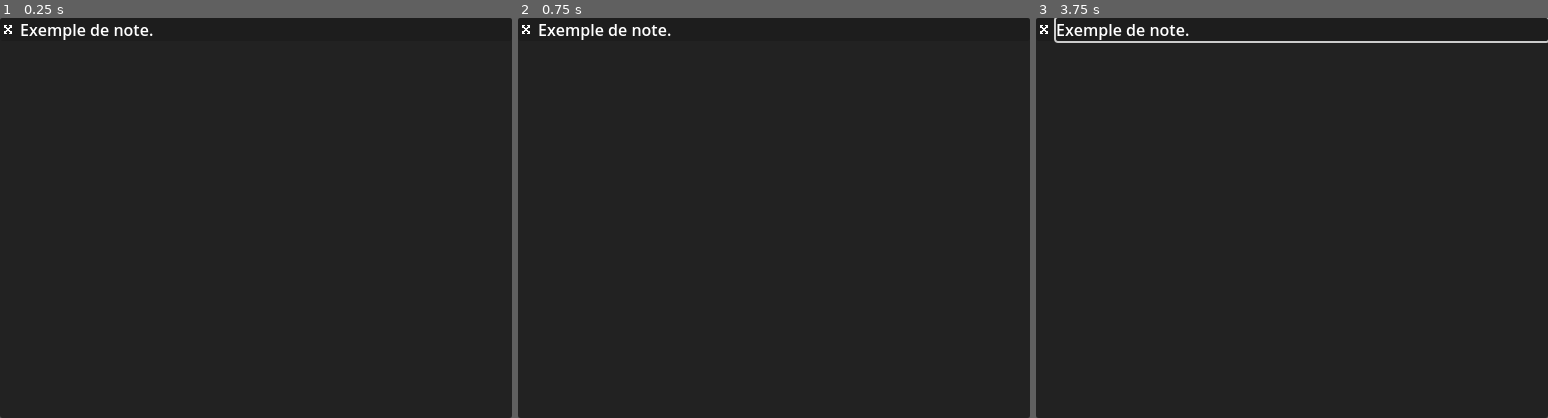
Above: before the commit, frames 1-3 (left to right).
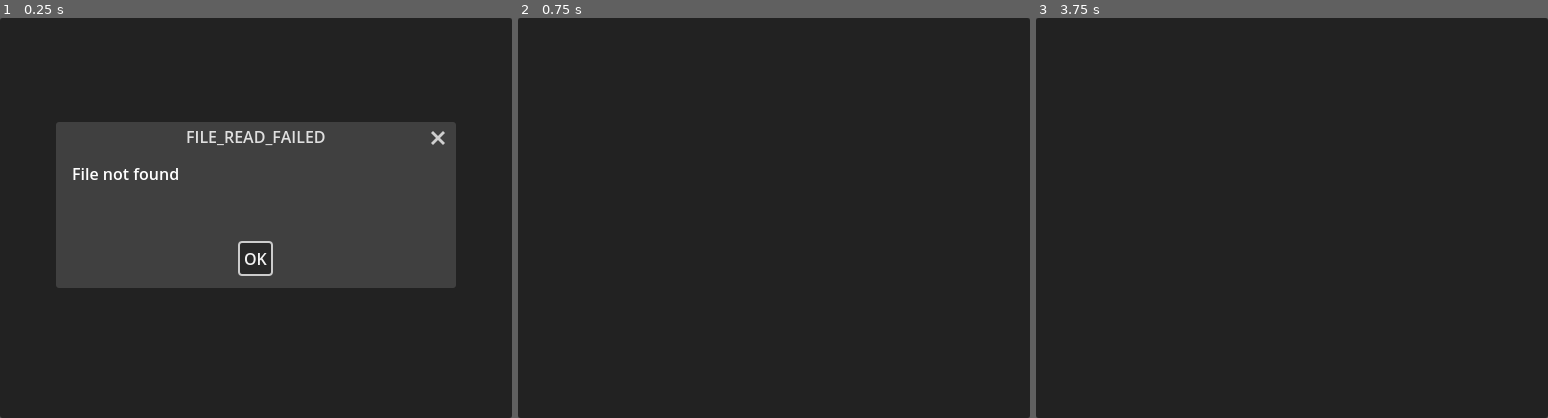
Above: after the commit, the same moments.

Repository: xorblo-doitus/Bloc-notes-plus-plus
Game: Godot game, scene res://src/app/main.tscn
Same seed, same stepped clock (60 frames per second), same inputs: the game is played once before the commit and once after it.
Inputs (mouse positions are in pixels of both pictures, inside the frame that each line leads up to):
- Up to frame 1 (0.25 s): no input
- Up to frame 2 (0.75 s): click (774, 258) at 0.5 s, where only the run after the commit has a clickable "OK"
- Up to frame 3 (3.75 s): click (1046, 30) at 1.27 s; click (1046, 30) at 2.02 s; click (1046, 30) at 2.77 s; tap Enter at 3.5 s; drag from (1302, 30) to (1343, 130) at 3.52 s

The runs differ from the first frame. In frame 1, 32% of the frame differs, in the area x 0-90%, y 1-68%; in frame 2, 0.4%; in frame 3, 0.9%.

Commit message:
Made Saver return an ErrorHelper instead of null

Diff:
--- a/src/saving/saver.gd
+++ b/src/saving/saver.gd
@@ -22,6 +22,12 @@
 	var file: FileAccess = FileAccess.open(path, FileAccess.READ)
 
 	if file == null:
-		return null
+		var error: ErrorHelper = ErrorHelper.new(
+			&"FILE_READ_FAILED",
+			error_string(FileAccess.get_open_error()),
+			FileAccess.get_open_error()
+		)
+
+		return error
 
 	return Serializer.deserialize(file.get_as_text())
